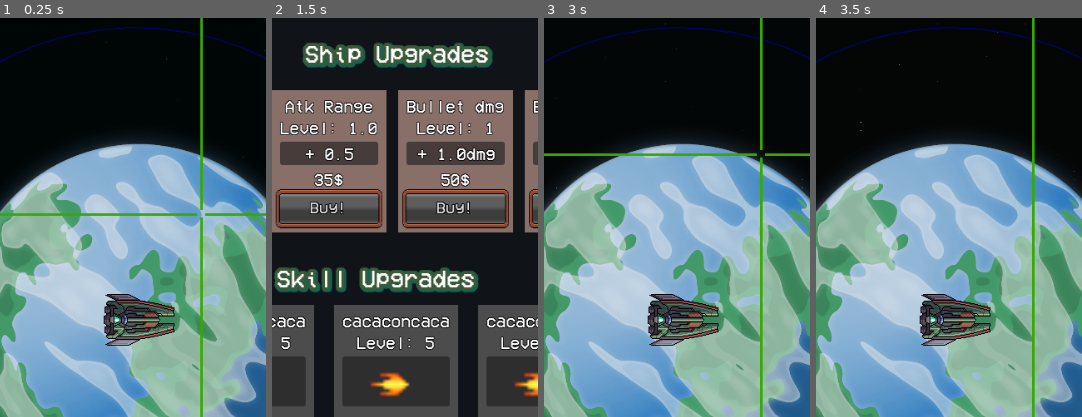
Above: before the commit, frames 1-4 (left to right).
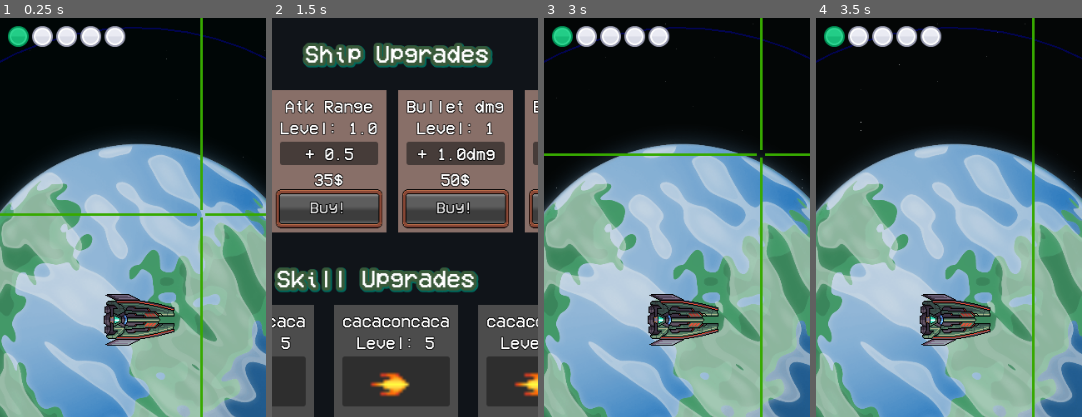
Above: after the commit, the same moments.

Repository: MauroCastro1705/mini_auto_battler
Game: Godot game, scene res://test/test-scene.tscn
Two runs of this game, one before a commit and one after it. Both use one fixed random seed, a clock stepped at 60 frames per second and the inputs below. The project has no main scene, so this scene is started directly.
Inputs (mouse positions are % of the whole screen's width and height, from its top left):
- Up to frame 1 (0.25 s): no input
- Up to frame 2 (1.5 s): click "Store" at 0.5 s; click "Buy!" at 1.25 s
- Up to frame 3 (3 s): click "Return" at 2 s; tap Enter at 2.75 s; move the mouse to (72, 45) at 2.77 s; hold W (arriba) from 2.78 s (still down); tap D (der) at 2.85 s; click (72, 45) at 2.92 s
- Up to frame 4 (3.5 s): keep holding W (arriba)
The pictures show only the part of the screen within x 27-77%, y 11-61%; the shares and areas given below are measured in that part.

The runs differ from the first frame. In frame 1, 1.7% of the frame differs, in the area x 3-48%, y 2-8%; in frame 2, nothing differs; in frame 3, 1.7%; in frame 4, 1.7%.

Commit message:
wave ui control

Diff:
--- a/autoloads/Global.gd
+++ b/autoloads/Global.gd
@@ -50,11 +50,11 @@
 var max_wave_before_boss:int = 5
 var is_boss_wave:bool = false
 var wave_enemy_count := {
-	1: 5,
-	2: 6,
-	3: 7,
-	4: 8,
-	5: 9,
+	1: 10,
+	2: 16,
+	3: 22,
+	4: 30,
+	5: 37,
 	6: 1, # Boss wave
 	7: 6,
 	8: 7,
@@ -81,11 +81,10 @@
 	else:
 		return 1 if is_boss_wave else 5 + current_wave * 2
 
-func update_enemy_kills():#update de valors del player dinero y score y xp
+func update_enemy_kills():#update de valors del player dinero y score
 	mobs_killed += 1
 	player_money += enemigo_money
 	player_score += enemigo_score
-	xp += enemigo_score
 
 	if mobs_killed >= get_enemies_per_wave():
 		#se avanza de wave
--- a/managers/game_manager/game_manager.gd
+++ b/managers/game_manager/game_manager.gd
@@ -13,7 +13,6 @@
 
 func on_enemy_killed():
 	Global.xp += 1
-	Global.mobs_killed += 1
 	Global.update_scores()
 	Global.emit_signal("stats_updated")
 	if Global.xp >= Global.xp_to_next:
--- a/test/test-scene.tscn
+++ b/test/test-scene.tscn
@@ -15,6 +15,7 @@
 [ext_resource type="PackedScene" uid="uid://3dje4lvy4x3p" path="res://ui/bomb_ui/bombs.tscn" id="13_6p2hi"]
 [ext_resource type="PackedScene" uid="uid://b631jjvhgsbol" path="res://proyectiles/bomb/bomb_1.tscn" id="13_ehe6g"]
 [ext_resource type="PackedScene" uid="uid://bqpnlni4edevw" path="res://test/paredes/pared.tscn" id="15_3wcnv"]
+[ext_resource type="PackedScene" uid="uid://bnp2dnfpc6rmn" path="res://ui/wave ui/wave_control.tscn" id="16_pd52j"]
 
 [sub_resource type="ShaderMaterial" id="ShaderMaterial_ehe6g"]
 shader = ExtResource("1_s3pen")
@@ -140,4 +141,10 @@
 position = Vector2(784, 14)
 rotation = 1.57079
 
+[node name="WaveControl" parent="." instance=ExtResource("16_pd52j")]
+offset_left = 174.0
+offset_top = 108.0
+offset_right = 174.0
+offset_bottom = 108.0
+
 [connection signal="timeout" from="Timer" to="GameManager" method="_on_timer_timeout"]
--- /dev/null
+++ b/ui/wave ui/wave_control.gd
@@ -0,0 +1,17 @@
+extends Control
+
+@export var wave_count := 5
+@export var active_texture: Texture
+@export var inactive_texture: Texture
+
+@onready var slots := $HBoxContainer.get_children()
+
+
+func _ready():
+	Global.wave_advanced.connect(update_display)
+	update_display() # Update immediately at load
+
+func update_display():
+	var wave = Global.current_wave
+	for i in range(wave_count):
+		slots[i].texture = active_texture if i == (wave - 1) % wave_count else inactive_texture
--- /dev/null
+++ b/ui/wave ui/wave_control.tscn
@@ -0,0 +1,48 @@
+[gd_scene load_steps=4 format=3 uid="uid://bnp2dnfpc6rmn"]
+
+[ext_resource type="Script" uid="uid://b4j7unrex7oy" path="res://ui/wave ui/wave_control.gd" id="1_ofigo"]
+[ext_resource type="Texture2D" uid="uid://bmhd1le7ivmya" path="res://assets/PNG/bola_verde.png" id="2_raohq"]
+[ext_resource type="Texture2D" uid="uid://fx2sudcmipfb" path="res://assets/PNG/bola_gris.png" id="3_n4tl8"]
+
+[node name="WaveControl" type="Control"]
+layout_mode = 3
+anchors_preset = 15
+anchor_right = 1.0
+anchor_bottom = 1.0
+grow_horizontal = 2
+grow_vertical = 2
+script = ExtResource("1_ofigo")
+active_texture = ExtResource("2_raohq")
+inactive_texture = ExtResource("3_n4tl8")
+
+[node name="HBoxContainer" type="HBoxContainer" parent="."]
+layout_mode = 0
+offset_left = 6.0
+offset_top = 5.0
+offset_right = 26.0
+offset_bottom = 25.0
+
+[node name="TextureRect" type="TextureRect" parent="HBoxContainer"]
+custom_minimum_size = Vector2(25, 25)
+layout_mode = 2
+expand_mode = 2
+
+[node name="TextureRect2" type="TextureRect" parent="HBoxContainer"]
+custom_minimum_size = Vector2(25, 25)
+layout_mode = 2
+expand_mode = 2
+
+[node name="TextureRect3" type="TextureRect" parent="HBoxContainer"]
+custom_minimum_size = Vector2(25, 25)
+layout_mode = 2
+expand_mode = 2
+
+[node name="TextureRect4" type="TextureRect" parent="HBoxContainer"]
+custom_minimum_size = Vector2(25, 25)
+layout_mode = 2
+expand_mode = 2
+
+[node name="TextureRect5" type="TextureRect" parent="HBoxContainer"]
+custom_minimum_size = Vector2(25, 25)
+layout_mode = 2
+expand_mode = 2
Binary file added: assets/PNG/bola_gris.png
Not shown, added: assets/PNG/bola_gris.png.import
Binary file added: assets/PNG/bola_verde.png
Not shown, added: assets/PNG/bola_verde.png.import
Not shown: 1 places in test/test-scene.tscn that only renumber resources
Not shown, added: ui/wave ui/wave_control.gd.uid
